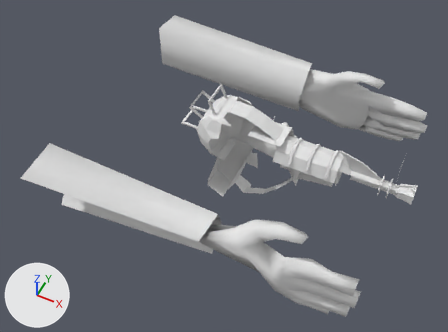
Renders of the Blender file source/models/weapons/ray/v_ray/mesh.blend from each side of a commit.
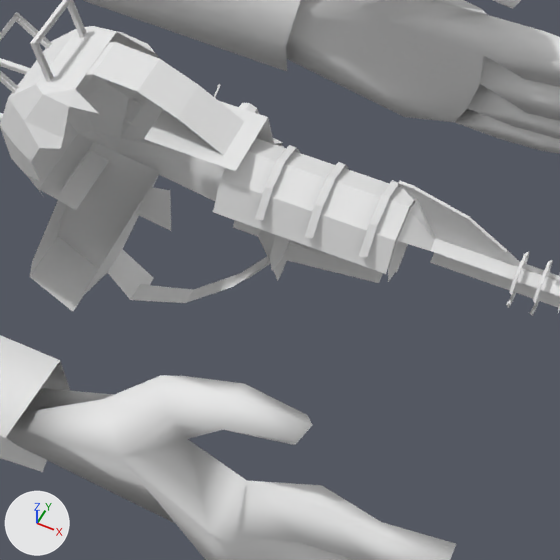
Each version is shown whole from a 50 mm lens placed at (48.6, -60.3, 46.3), pointed at (26.1, -15.2, -10.1), then close up on the part from 44% to 88% of the width and 26% to 86% of the height. Arrows for +X, +Y and +Z are at lower left; the lights stay in place. The first two pictures are the older version.

The scene before the commit, as lines of its bpy script (objects in view):
```python
me_nzp_hands_ms3d_m = bpy.data.meshes.new('nzp_hands.ms3d.m')
me_nzp_hands_ms3d_m.from_pydata(...)  # 678 vertices, 612 faces, 2 loose edges; spans x -11.4..27.9, y -17.1..17.1, z -10.8..6.2
me_nzp_hands_ms3d_m.materials.append(mat_material_002)  # its picture is missing
ob_nzp_hands_ms3d_mo = bpy.data.objects.new('nzp_hands.ms3d.mo', me_nzp_hands_ms3d_m)
ob_nzp_hands_ms3d_mo.location = (20.16, -13.39, -7.27)
```
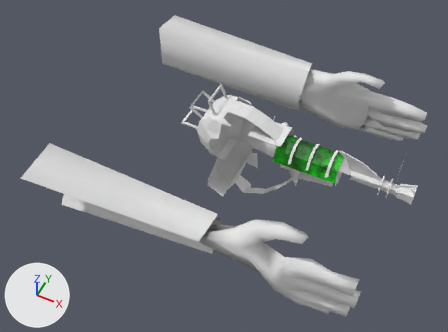
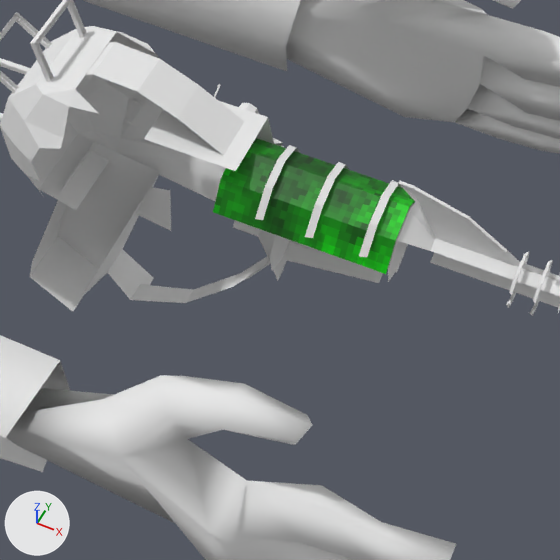
Pixel boxes [x1, y1, x2, y2] of what changed, in the close-ups (560 x 560 px):
'nzp_hands.ms3d.mo', recoloured, surface changed (white to green): [212, 117, 417, 277] in both
part 1 of me_nzp_hands_ms3d_m, recoloured (white to green): [213, 138, 415, 274] in both
part 2 of me_nzp_hands_ms3d_m, surface changed (white to green): [213, 138, 415, 274] in both

Edits to the bpy script that builds the scene:
```text
Add img_texture_2_png:
    img_texture_2_png = load_image('texture_2.png', 'texture_2.png', 32, 32, 'sRGB')
Add mat_material_001:
    mat_material_001 = principled_material('Material.001')
    mat_material_001.texture = img_texture_2_png
Change me_nzp_hands_ms3d_m:
    where me_nzp_hands_ms3d_m.from_pydata(...)  # 678 vertices, 612 faces, 2 loose edges; spans x -11.4..27.9, y -17.1..17.1, z -10.8..6.2
    used by ob_nzp_hands_ms3d_mo; location = (20.16, -13.39, -7.27)
    me_nzp_hands_ms3d_m part 1: all 4 faces centred in x 15.6, y -0.9..2.5, z 1.1..2.1 switch from mat_material_002 (its picture is missing) to mat_material_001 (picture img_texture_2_png)
    me_nzp_hands_ms3d_m part 2: texture (UV) coordinates of 12 of 612 faces, centred in x 15.6..25.7, y -0.9..2.5, z 1.1..5.5, changed; they spanned u 0.46..0.59, v 0.12..0.48 and now span u 0.0..0.94, v 0.03..1.0
```
